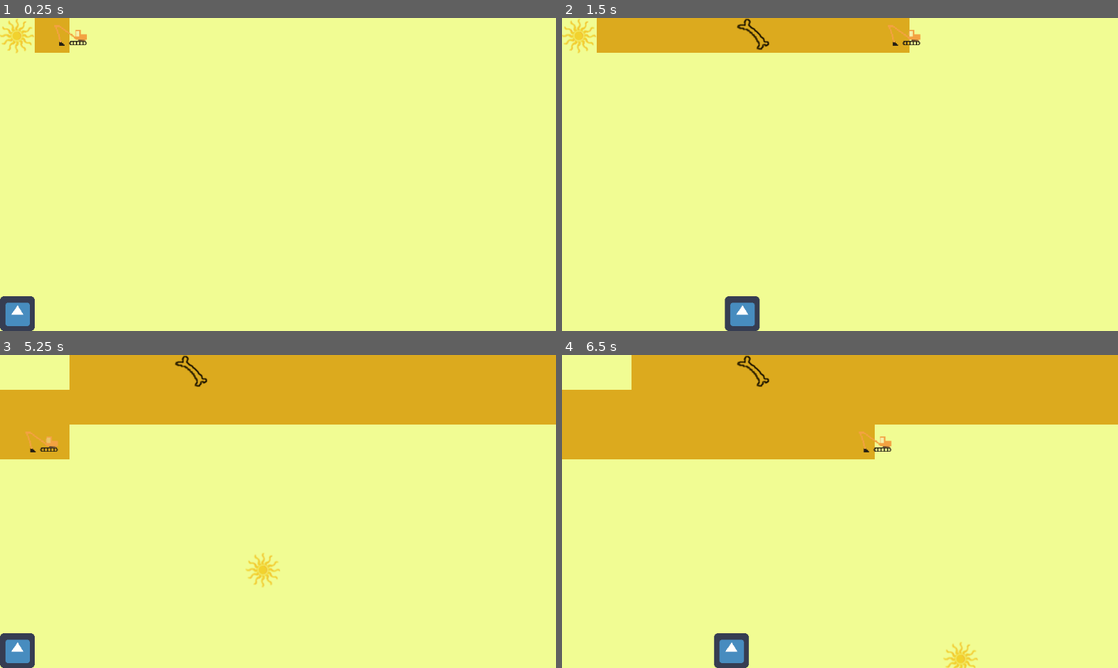
Above: before the commit, frames 1-4 (two rows, left to right).
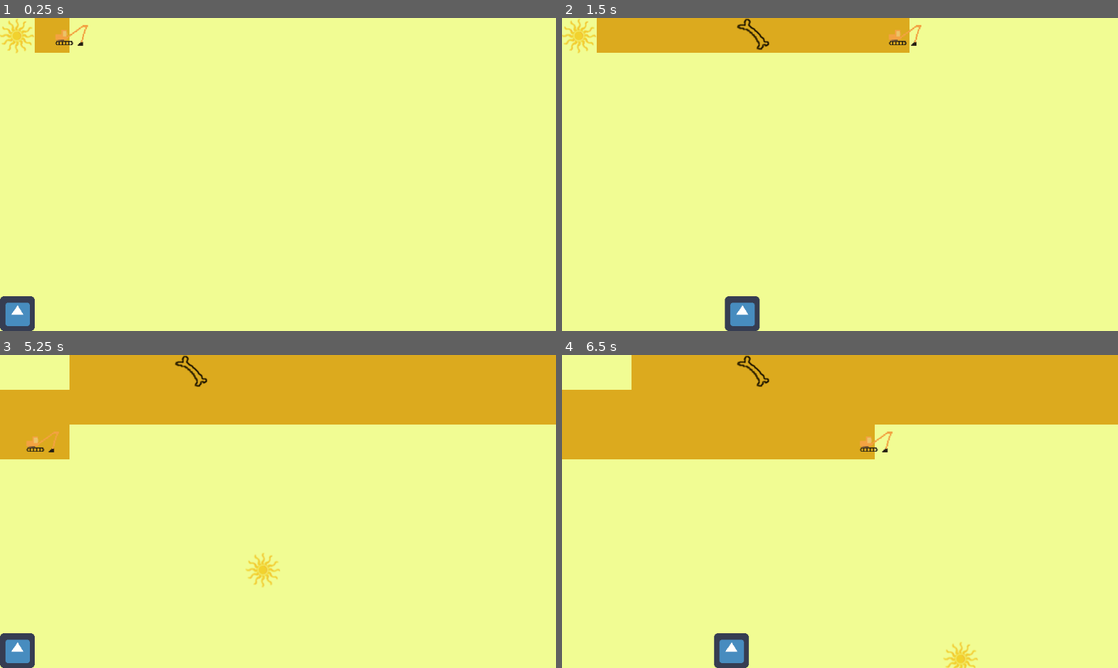
Above: after the commit, the same moments.

Repository: ImpeccableN/archeogame
Game: Godot game, scene res://Minigame1/Minigame1.tscn
Same seed, same stepped clock (60 frames per second), same inputs: the game is played once before the commit and once after it. The project has no main scene, so this scene is started directly. The engine's default icon, where the game draws it, is replaced by a stand-in: a white triangle on a blue panel in a dark square.
Inputs:
- Up to frame 1 (0.25 s): no input
- Up to frame 2 (1.5 s): hold D (move_right) 0.53-1.28 s; hold S (move_down) from 1.28 s (still down)
- Up to frame 3 (5.25 s): release S (move_down) at 2.03 s; hold D (move_right) 2.03-2.78 s; hold W (move_up) 2.78-3.53 s; hold A (move_left) 3.53-5.03 s; hold S (move_down) from 5.03 s (still down)
- Up to frame 4 (6.5 s): release S (move_down) at 5.78 s; hold D (move_right) from 5.78 s (still down)

The runs differ from the first frame. In frame 1, 0.2% of the frame differs, in the area x 9-16%, y 2-9%; in frame 2, 0.2%; in frame 3, 0.2%; in frame 4, 0.2%, in the area x 53-60%, y 24-32%.

Commit message:
Minigame1: added script to flip truck sprite to right direction

Diff:
--- a/HeuneburgGame/Minigame1/Truck.gd
+++ b/HeuneburgGame/Minigame1/Truck.gd
@@ -3,6 +3,7 @@
 export var speed = 400.0
 var straight = true
 var screen_size = Vector2.ZERO
+onready var sprite_node = get_node("Sprite")
 
 func _ready():
 	screen_size = get_viewport_rect().size
@@ -12,8 +13,10 @@
 
 	if straight:
 		direction.x += 1
+		sprite_node.flip_h = true
 	else:
 		direction.x -= 1
+		sprite_node.flip_h = false
 
 	position.x += direction.x * speed * delta
 
--- a/HeuneburgGame/Minigame1/Truck.tscn
+++ b/HeuneburgGame/Minigame1/Truck.tscn
@@ -11,6 +11,7 @@
 
 [node name="Sprite" type="Sprite" parent="."]
 texture = ExtResource( 1 )
+flip_h = true
 
 [node name="CollisionShape2D" type="CollisionShape2D" parent="."]
 shape = SubResource( 1 )
